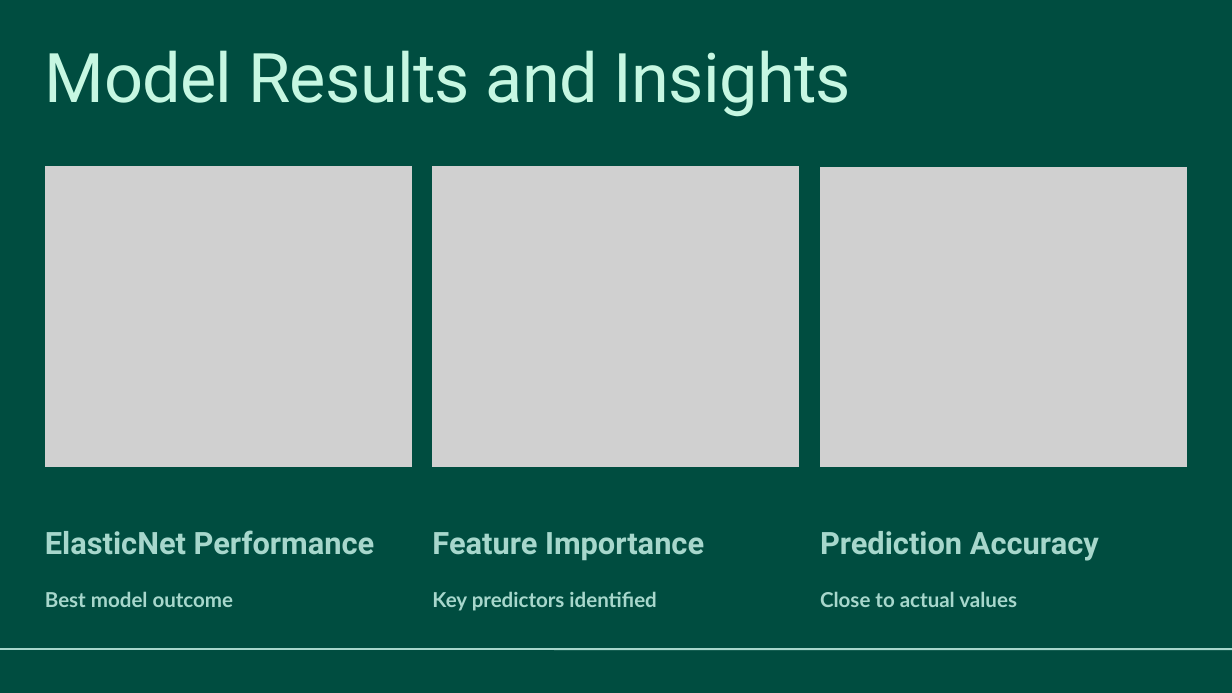
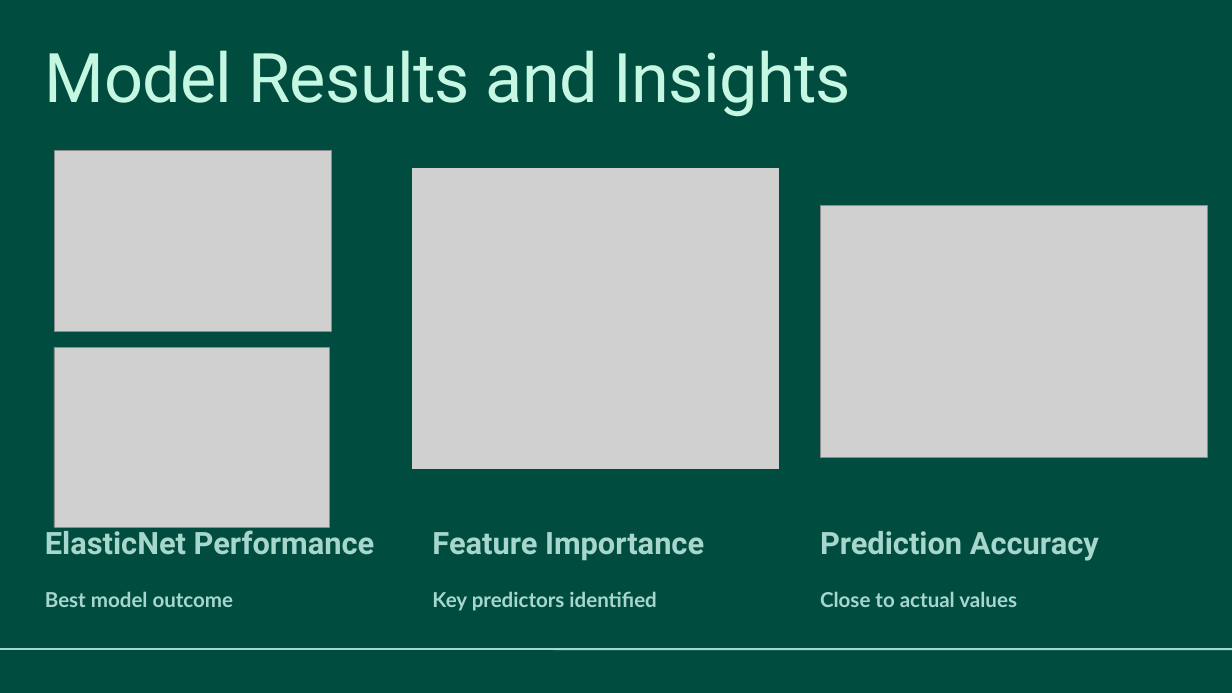
Before and after one commit to MphephuSamuel/ai-project, a slide deck: slide 9 of Presentation - AI.pptx. Drawn at 1232x693 pixels with LibreOffice and Linux fonts; fonts in the diff are those of the drawing; grey boxes stand for pictures. Boxes give left, top, right and bottom in pixels: in the first picture for what was removed or moved away, otherwise in the second. Text is boxed around its words. In the diff, an @@ line names an element or a change of style, - is before the commit and + after.

```diff
--- a/Presentation - AI.pptx
+++ b/Presentation - AI.pptx
@@ picture removed at box(45, 166, 412, 467) @@
@@ picture added at box(54, 150, 331, 331) @@
@@ picture: place and size @@
-picture at box(432, 166, 800, 467)
+picture at box(412, 168, 779, 469)
@@ picture: place and size @@
-picture at box(820, 167, 1187, 468)
+picture at box(820, 205, 1207, 457)
@@ picture added at box(54, 347, 329, 527) @@
```
Also in this commit, not shown: 3 other slides changed.
